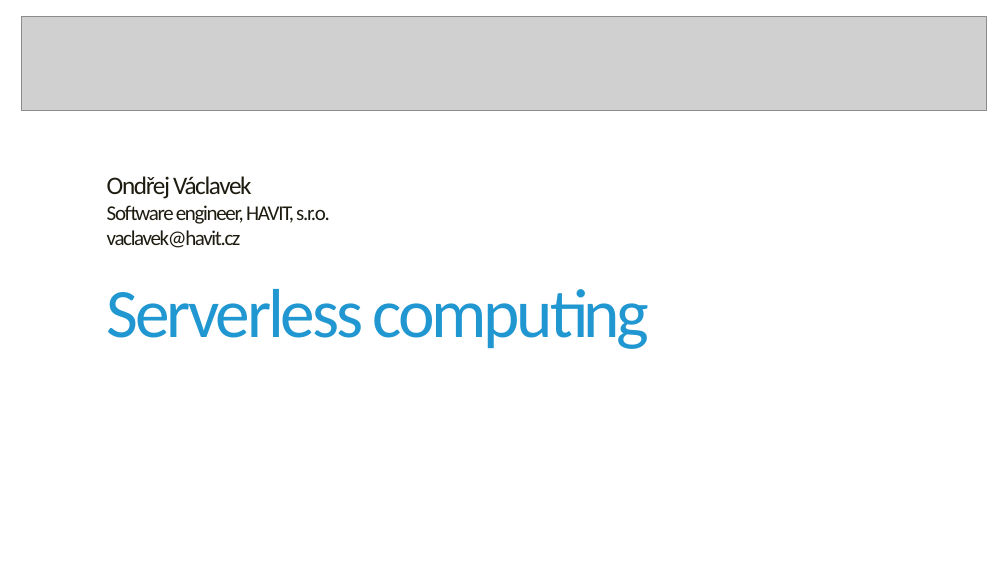
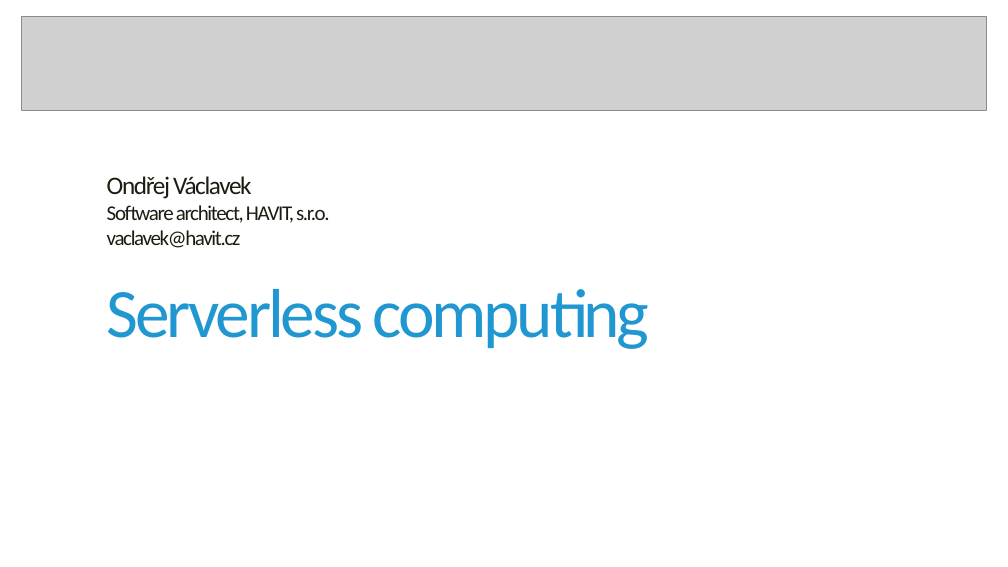
Before and after one commit to havit/CloudApplicationsDevelopment, a slide deck: slide 1 of Lab7-Serverless/Serverless-computing.pptx. Drawn at 1008x567 pixels with LibreOffice and Linux fonts; fonts in the diff are those of the drawing; grey boxes stand for pictures; background and template pictures are left out. Boxes give left, top, right and bottom in pixels: in the first picture for what was removed or moved away, otherwise in the second. Text is boxed around its words. In the diff, an @@ line names an element or a change of style, - is before the commit and + after.

Commit message:
Lab 7 - Serverless update

```diff
--- a/Lab7-Serverless/Serverless-computing.pptx
+++ b/Lab7-Serverless/Serverless-computing.pptx
@@ text at <box>107,205,330,248</box>: text changed @@
-Software engineer, HAVIT, s.r.o.
-vaclavek@havit.cz
+Software architect, HAVIT, s.r.o.
+vaclavek@havit.cz
```
Also in this commit, not shown: 8 other slides changed, 11 other files.
